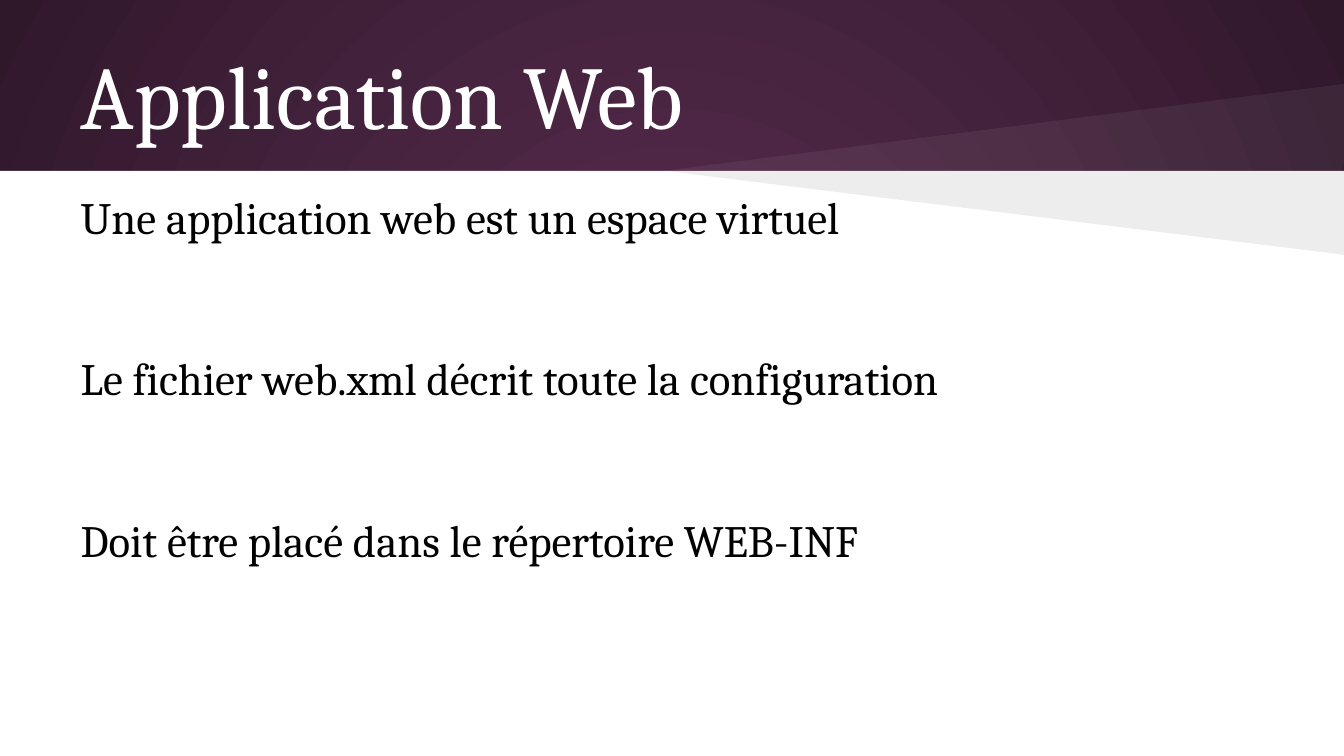
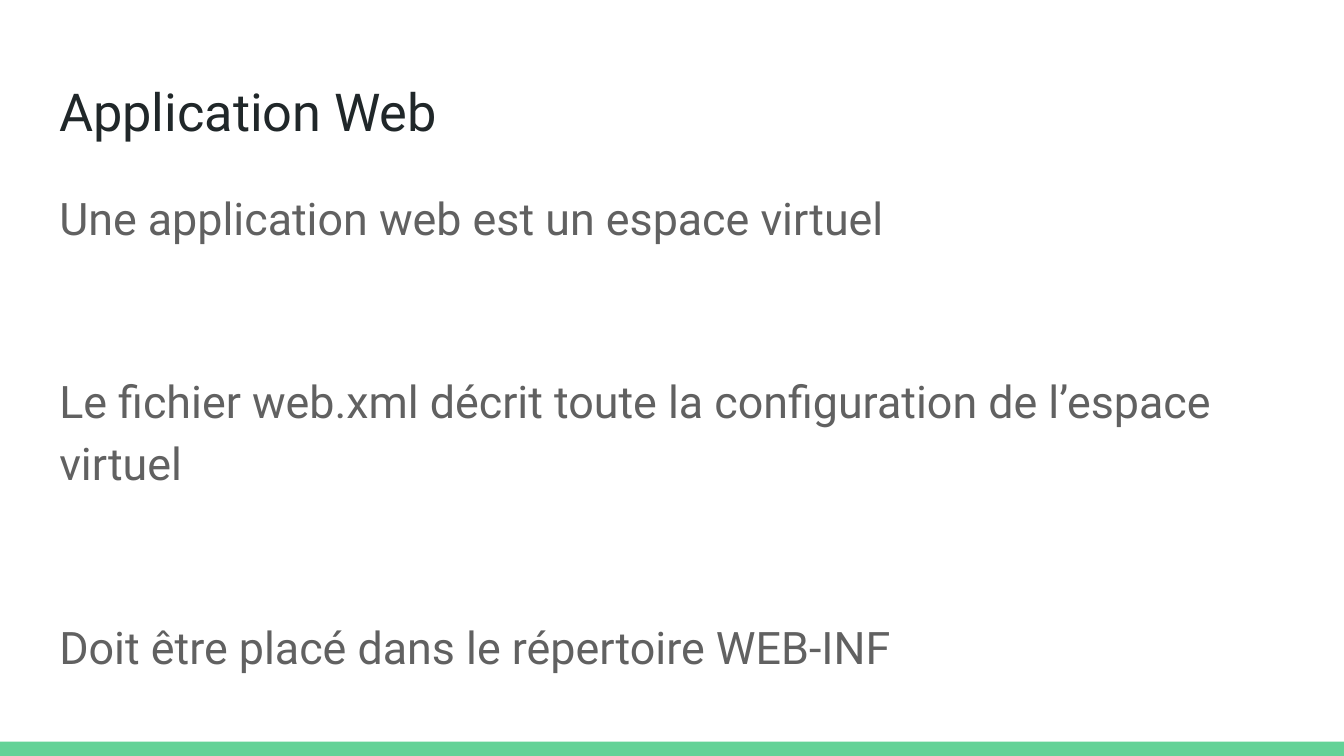
Before and after one commit to olivier-pitton/dant, a slide deck: slide 12 of jaxrs/Cours JAX-RS.pptx. Drawn at 1344x756 pixels with LibreOffice and Linux fonts; fonts in the diff are those of the drawing. Boxes give left, top, right and bottom in pixels: in the first picture for what was removed or moved away, otherwise in the second. Text is boxed around its words. In the diff, an @@ line names an element or a change of style, - is before the commit and + after.

```diff
--- a/jaxrs/Cours JAX-RS.pptx
+++ b/jaxrs/Cours JAX-RS.pptx
@@ background gradient #592D50 to #30182B to #FFFFFF @@
@@ title "Application Web": place and size @@
-title "Application Web" at (81, 66, 683, 148)
+title "Application Web" at (59, 91, 437, 142)
@@ title "Application Web" at (59, 91, 437, 142): size 48 to 28 pt, font Cambria to Roboto, text colour #FFFFFF to #202729; vertical alignment middle to top @@
@@ freeform shape removed at (665, 83, 1344, 171) @@
@@ rectangle removed at (0, 171, 1344, 755) @@
@@ text "Une application web est un ...": place and size @@
-text "Une application web est un ..." at (81, 203, 938, 567)
+text "Une application web est un ..." at (59, 201, 1210, 673)
@@ freeform shape removed at (665, 171, 1344, 254) @@
@@ text at (59, 201, 890, 673): font Cambria to Roboto, text colour #000000 to #616161 in "Une application web est un espace virtuel", "Doit être placé dans le répertoire WEB-INF"; line spacing 1 to 1.15; more space between paragraphs @@
@@ text at (59, 384, 1210, 481): text changed; font Cambria to Roboto; text colour #000000 to #616161 @@
-Le fichier web.xml décrit toute la configuration
+Le fichier web.xml décrit toute la configuration de l’espace virtuel
@@ rectangle added at (0, 742, 1344, 756), fill #63D297 @@
```
Also in this commit, not shown: 30 other slides changed, 3 slides added, 7 slides removed, 13 other files.
